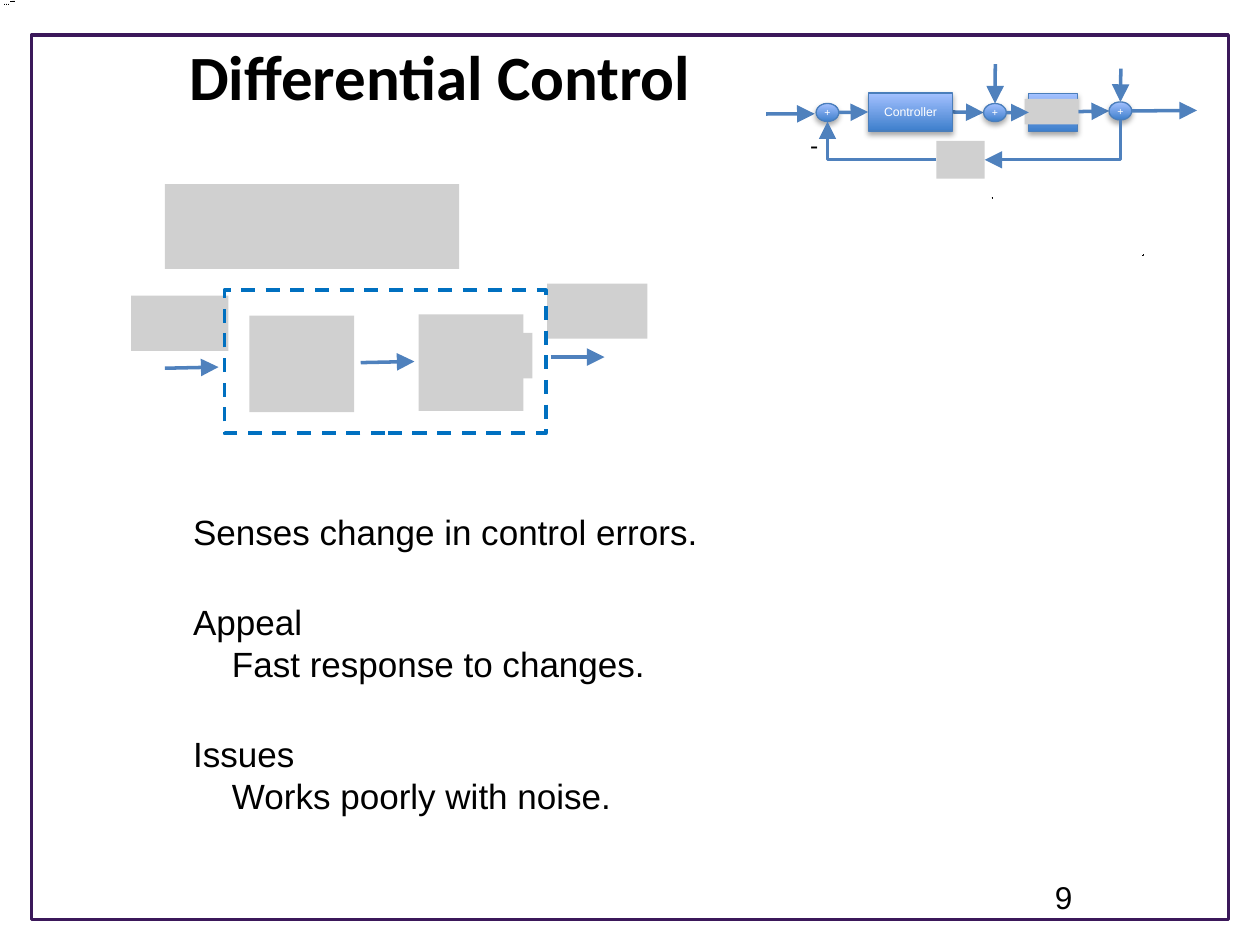
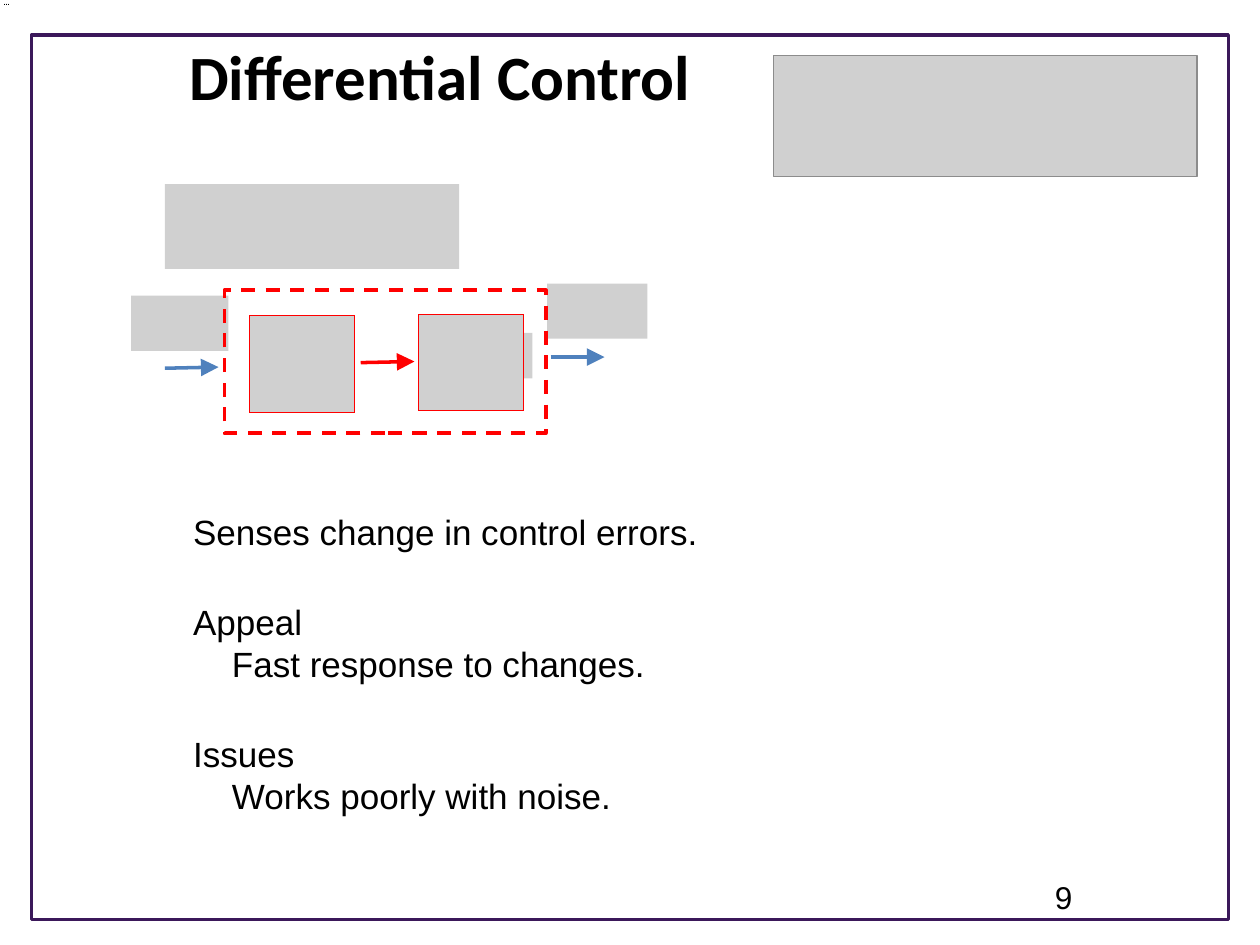
Before and after one commit to joseph-hellerstein/advanced-controls-lectures, a slide deck: slide 9 of lectures/lecture_02-elements-of-closed-loop-systems/elements_of_closed_loop_systems.pptx. Drawn at 1260x945 pixels with LibreOffice and Linux fonts; fonts in the diff are those of the drawing; grey boxes stand for pictures; background and template pictures are left out. Boxes give left, top, right and bottom in pixels: in the first picture for what was removed or moved away, otherwise in the second. Text is boxed around its words. In the diff, an @@ line names an element or a change of style, - is before the commit and + after.

```diff
--- a/lectures/lecture_02-elements-of-closed-loop-systems/elements_of_closed_loop_systems.pptx
+++ b/lectures/lecture_02-elements-of-closed-loop-systems/elements_of_closed_loop_systems.pptx
@@ picture added at (774,55,1197,176) @@
@@ group removed at (766,64,1197,179): 8 arrows, 3 ellipses, 2 rectangles, 2 pictures, 2 elbow arrows, 1 text @@
-Controller
-+
-+
-+
--
@@ rectangle at (224,290,546,432): outline #0070C0 2 pt dashed to #FF0000 2 pt dashed @@
@@ arrow (360, 363) - (415, 362): stroke #4F81BD 2 pt to #FF0000 2 pt @@
```
Also in this commit, not shown: 8 other slides changed, 1 slide removed.
